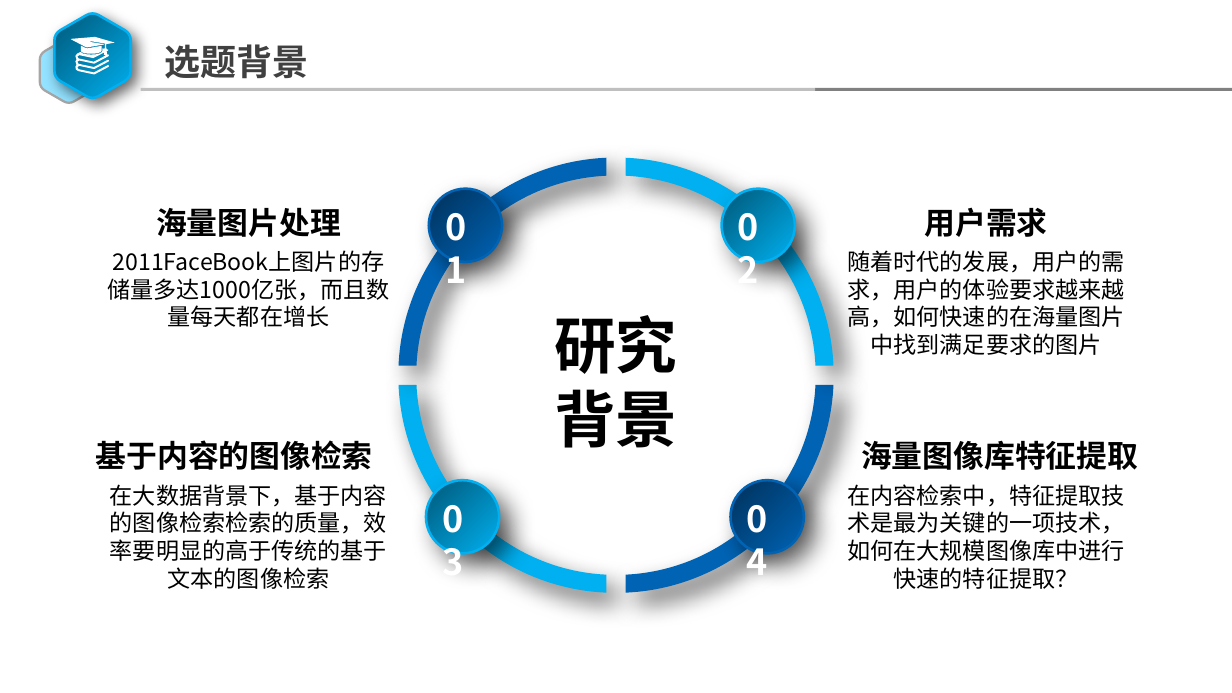
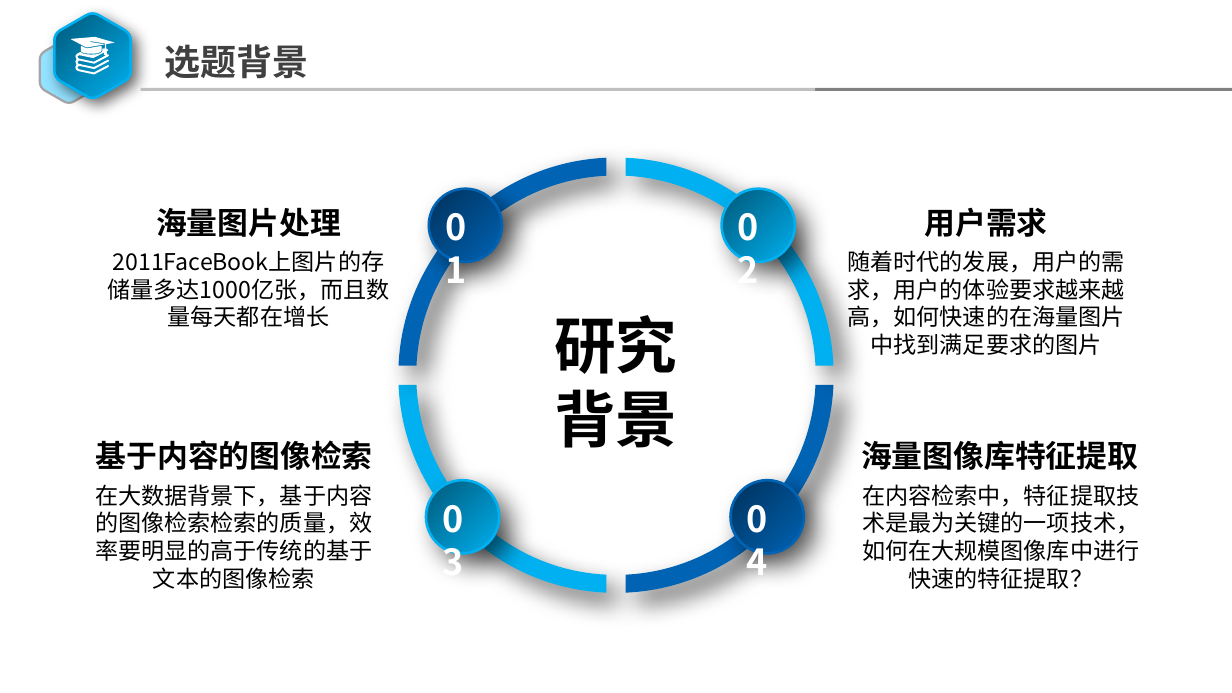
Before and after one commit to zhangxinming1991/-nudtpaper_zxm, a slide deck: slide 4 of experimentData/答辩_张新明.pptx. Drawn at 1232x693 pixels with LibreOffice and Linux fonts; fonts in the diff are those of the drawing. Boxes give left, top, right and bottom in pixels: in the first picture for what was removed or moved away, otherwise in the second. Text is boxed around its words. In the diff, an @@ line names an element or a change of style, - is before the commit and + after.

```diff
--- a/experimentData/答辩_张新明.pptx
+++ b/experimentData/答辩_张新明.pptx
@@ text "在大数据背景下，基于内容的图像检索检索的质量，效率要明显的高于传统的基于文本的图像检索" moved from (x1=110, y1=484, x2=387, y2=589) to (x1=95, y1=484, x2=372, y2=589) @@
@@ text "在内容检索中，特征提取技术是最为关键的一项技术，如何在大规模图像库中进行快速的特征提取？" moved from (x1=847, y1=484, x2=1124, y2=589) to (x1=862, y1=484, x2=1139, y2=589) @@
```
Also in this commit, not shown: 5 other slides changed, 5 other files.
